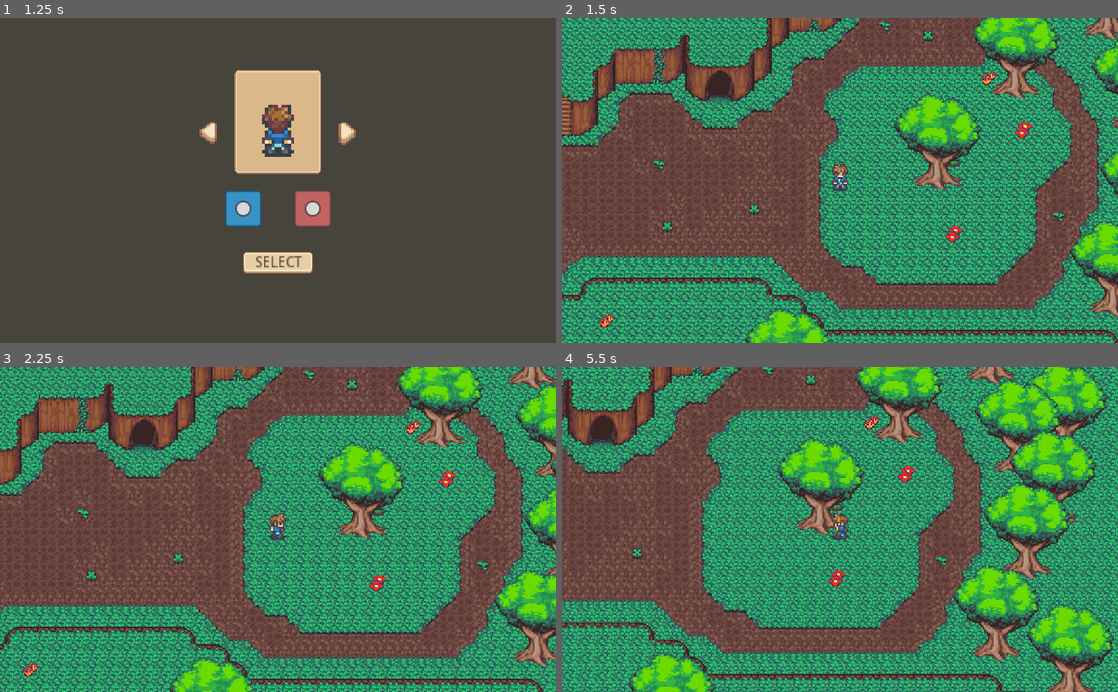
Above: before the commit, frames 1-4 (two rows, left to right).
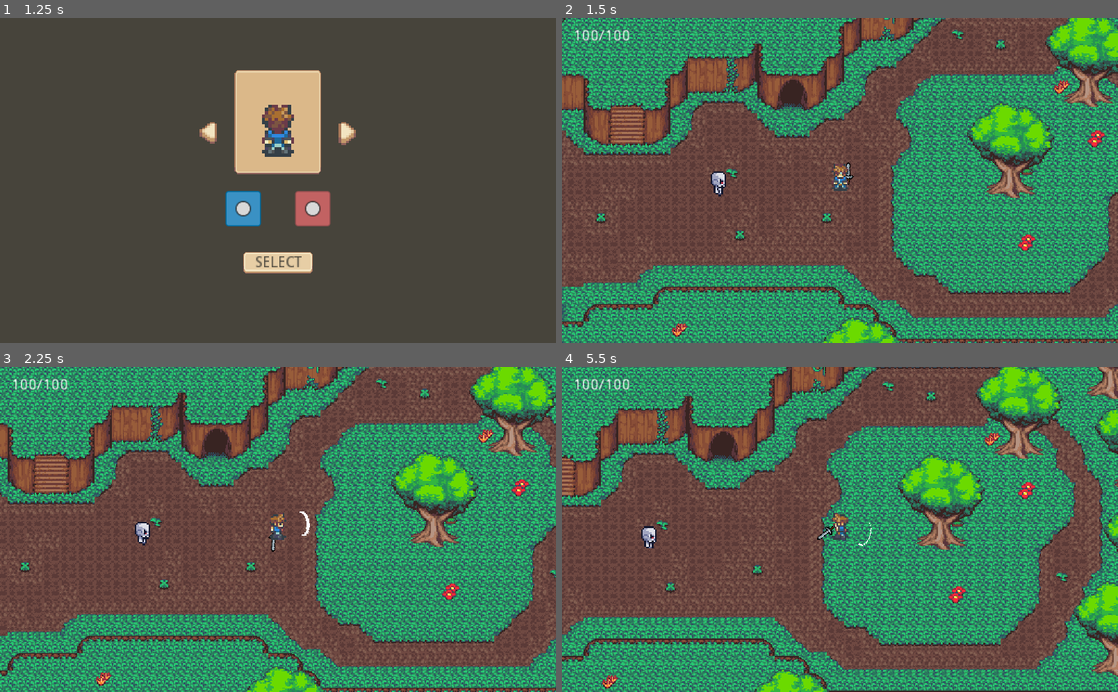
Above: after the commit, the same moments.

Repository: Takezooo/QuestBlade
Game: Godot game, scene res://scene/MainMenu.tscn
The game is run twice, just before and just after one commit, with the same random seed, the same clock (stepped at 60 frames per second) and the same inputs.
Inputs (mouse positions are in pixels of both pictures, inside the frame that each line leads up to):
- Up to frame 1 (1.25 s): click (278, 235) at 0.5 s
- Up to frame 2 (1.5 s): click "SELECT" at 1.25 s
- Up to frame 3 (2.25 s): tap Enter (ui_accept) at 2 s; move the mouse to (400, 513) at 2.02 s; hold Right (ui_right) from 2.03 s (still down); click (400, 513) at 2.1 s
- Up to frame 4 (5.5 s): tap Enter (ui_accept) at 2.27, 3.02, 4.52, 5.27 s; move the mouse to (728, 545) at 2.77 s; release Right (ui_right) at 2.78 s; hold Down (ui_down) 2.78-3.53 s; tap Shift (run) at 2.85 s; click (728, 545) at 3.05 s; move the mouse to (895, 458) at 3.52 s; hold Right (ui_right) 3.53-4.28 s; click (895, 458) at 3.6 s; move the mouse to (812, 594) at 4.27 s; hold Up (ui_up) 4.28-5.03 s; click (812, 594) at 4.35 s; move the mouse to (1006, 578) at 5.02 s; hold Left (ui_left) from 5.03 s (still down); hold Shift (run) from 5.03 s (still down); click (1006, 578) at 5.3 s

Frame 1 is identical in both runs. In frame 2, 71% of the frame differs, in the area x 0-100%, y 0-100%; in frame 3, 72%; in frame 4, 79%.

Commit message:
Slash

Diff:
--- a/Global/Game.gd
+++ b/Global/Game.gd
@@ -3,3 +3,6 @@
 var FirstLaunch = false
 var Gender = 0 # 0 is boy
 var PlayerSelected = 0
+
+var Player_HP = 100
+var Player_MAX_HP = 100
--- a/Global/Utils.gd
+++ b/Global/Utils.gd
@@ -24,6 +24,8 @@
 		"Gender": Game.Gender,
 		"PlayerSelected": Game.PlayerSelected,
 		"FirstLaunch": Game.FirstLaunch,
+		"Player_HP": Game.Player_HP,
+		"Player_MAX_HP": Game.Player_MAX_HP,
 	}
 	save_game.store_line(to_json(data))
 	save_game.close()
@@ -38,5 +40,7 @@
 			Game.Gender = current_line["Gender"]
 			Game.PlayerSelected = current_line["PlayerSelected"]
 			Game.FirstLaunch = current_line["FirstLaunch"]
+			Game.Player_HP = current_line["Player_HP"]
+			Game.Player_MAX_HP = current_line["Player_MAX_HP"]
 
 	save_game.close()
--- a/project.godot
+++ b/project.godot
@@ -64,6 +64,17 @@
 "events": [ Object(InputEventKey,"resource_local_to_scene":false,"resource_name":"","device":0,"alt":false,"shift":false,"control":false,"meta":false,"command":false,"pressed":false,"scancode":16777237,"physical_scancode":0,"unicode":0,"echo":false,"script":null)
  ]
 }
+ui_attack={
+"deadzone": 0.5,
+"events": [ Object(InputEventMouseButton,"resource_local_to_scene":false,"resource_name":"","device":0,"alt":false,"shift":false,"control":false,"meta":false,"command":false,"button_mask":0,"position":Vector2( 0, 0 ),"global_position":Vector2( 0, 0 ),"factor":1.0,"button_index":1,"pressed":false,"doubleclick":false,"script":null)
+ ]
+}
+
+[layer_names]
+
+2d_physics/layer_1="World"
+2d_physics/layer_2="Player"
+2d_physics/layer_3="Enemy"
 
 [physics]
 
--- /dev/null
+++ b/scene/Enemy.gd
@@ -0,0 +1,28 @@
+extends KinematicBody2D
+
+var speed = 80
+var see_player = false
+var direction = Vector2()
+
+func _physics_process(delta):
+	if see_player == true:
+		var player = get_node("../Player")
+		direction = (player.position - position).normalized()
+
+		$AnimationTree.get("parameters/playback").travel("WALK")
+		$AnimationTree.set("parameters/IDLE/blend_position", direction)
+		$AnimationTree.set("parameters/WALK/blend_position", direction)
+
+		move_and_slide(speed*direction)
+
+	else:
+		$AnimationTree.get("parameters/playback").travel("IDLE")
+
+func _on_detection_area_body_entered(body):
+	if body.name == "Player":
+		see_player = true
+
+
+func _on_detection_area_body_exited(body):
+	if body.name == "Player":
+		see_player = false
--- a/scene/Enemy.tscn
+++ b/scene/Enemy.tscn
@@ -1,11 +1,477 @@
-[gd_scene format=2]
-
-[node name="KinematicBody2D" type="KinematicBody2D"]
-
-[node name="AnimatedSprite" type="AnimatedSprite" parent="."]
+[gd_scene load_steps=83 format=2]
+
+[ext_resource path="res://scene/Enemy.gd" type="Script" id=1]
+[ext_resource path="res://assets/Tiny Adventure Pack/Skeleton/Idle/Skel_idle_left.png" type="Texture" id=2]
+[ext_resource path="res://assets/Tiny Adventure Pack/Skeleton/Idle/Skel_idle_down.png" type="Texture" id=3]
+[ext_resource path="res://assets/Tiny Adventure Pack/Skeleton/Idle/Skel_idle_right.png" type="Texture" id=4]
+[ext_resource path="res://assets/Tiny Adventure Pack/Skeleton/Idle/Skel_idle_up.png" type="Texture" id=5]
+[ext_resource path="res://assets/Tiny Adventure Pack/Skeleton/Walk/Skel_walk_up.png" type="Texture" id=6]
+[ext_resource path="res://assets/Tiny Adventure Pack/Skeleton/Walk/Skel_walk_left.png" type="Texture" id=7]
+[ext_resource path="res://assets/Tiny Adventure Pack/Skeleton/Walk/Skel_walk_down.png" type="Texture" id=8]
+[ext_resource path="res://assets/Tiny Adventure Pack/Skeleton/Walk/Skel_walk_right.png" type="Texture" id=9]
+
+[sub_resource type="AtlasTexture" id=12]
+atlas = ExtResource( 3 )
+region = Rect2( 0, 0, 16, 16 )
+
+[sub_resource type="AtlasTexture" id=13]
+atlas = ExtResource( 3 )
+region = Rect2( 16, 0, 16, 16 )
+
+[sub_resource type="AtlasTexture" id=14]
+atlas = ExtResource( 3 )
+region = Rect2( 32, 0, 16, 16 )
+
+[sub_resource type="AtlasTexture" id=15]
+atlas = ExtResource( 3 )
+region = Rect2( 48, 0, 16, 16 )
+
+[sub_resource type="AtlasTexture" id=16]
+atlas = ExtResource( 3 )
+region = Rect2( 64, 0, 16, 16 )
+
+[sub_resource type="AtlasTexture" id=17]
+atlas = ExtResource( 3 )
+region = Rect2( 80, 0, 16, 16 )
+
+[sub_resource type="AtlasTexture" id=18]
+atlas = ExtResource( 2 )
+region = Rect2( 0, 0, 16, 16 )
+
+[sub_resource type="AtlasTexture" id=19]
+atlas = ExtResource( 2 )
+region = Rect2( 16, 0, 16, 16 )
+
+[sub_resource type="AtlasTexture" id=20]
+atlas = ExtResource( 2 )
+region = Rect2( 32, 0, 16, 16 )
+
+[sub_resource type="AtlasTexture" id=21]
+atlas = ExtResource( 2 )
+region = Rect2( 48, 0, 16, 16 )
+
+[sub_resource type="AtlasTexture" id=22]
+atlas = ExtResource( 2 )
+region = Rect2( 64, 0, 16, 16 )
+
+[sub_resource type="AtlasTexture" id=23]
+atlas = ExtResource( 2 )
+region = Rect2( 80, 0, 16, 16 )
+
+[sub_resource type="AtlasTexture" id=24]
+atlas = ExtResource( 4 )
+region = Rect2( 0, 0, 16, 16 )
+
+[sub_resource type="AtlasTexture" id=25]
+atlas = ExtResource( 4 )
+region = Rect2( 16, 0, 16, 16 )
+
+[sub_resource type="AtlasTexture" id=26]
+atlas = ExtResource( 4 )
+region = Rect2( 32, 0, 16, 16 )
+
+[sub_resource type="AtlasTexture" id=27]
+atlas = ExtResource( 4 )
+region = Rect2( 48, 0, 16, 16 )
+
+[sub_resource type="AtlasTexture" id=28]
+atlas = ExtResource( 4 )
+region = Rect2( 64, 0, 16, 16 )
+
+[sub_resource type="AtlasTexture" id=29]
+atlas = ExtResource( 4 )
+region = Rect2( 80, 0, 16, 16 )
+
+[sub_resource type="AtlasTexture" id=30]
+atlas = ExtResource( 5 )
+region = Rect2( 0, 0, 16, 16 )
+
+[sub_resource type="AtlasTexture" id=31]
+atlas = ExtResource( 5 )
+region = Rect2( 16, 0, 16, 16 )
+
+[sub_resource type="AtlasTexture" id=32]
+atlas = ExtResource( 5 )
+region = Rect2( 32, 0, 16, 16 )
+
+[sub_resource type="AtlasTexture" id=33]
+atlas = ExtResource( 5 )
+region = Rect2( 48, 0, 16, 16 )
+
+[sub_resource type="AtlasTexture" id=34]
+atlas = ExtResource( 5 )
+region = Rect2( 64, 0, 16, 16 )
+
+[sub_resource type="AtlasTexture" id=35]
+atlas = ExtResource( 5 )
+region = Rect2( 80, 0, 16, 16 )
+
+[sub_resource type="AtlasTexture" id=38]
+atlas = ExtResource( 8 )
+region = Rect2( 0, 0, 16, 17 )
+
+[sub_resource type="AtlasTexture" id=39]
+atlas = ExtResource( 8 )
+region = Rect2( 16, 0, 16, 17 )
+
+[sub_resource type="AtlasTexture" id=40]
+atlas = ExtResource( 8 )
+region = Rect2( 32, 0, 16, 17 )
+
+[sub_resource type="AtlasTexture" id=41]
+atlas = ExtResource( 8 )
+region = Rect2( 48, 0, 16, 17 )
+
+[sub_resource type="AtlasTexture" id=42]
+atlas = ExtResource( 8 )
+region = Rect2( 64, 0, 16, 17 )
+
+[sub_resource type="AtlasTexture" id=43]
+atlas = ExtResource( 8 )
+region = Rect2( 80, 0, 16, 17 )
+
+[sub_resource type="AtlasTexture" id=44]
+atlas = ExtResource( 7 )
+region = Rect2( 0, 0, 16, 17 )
+
+[sub_resource type="AtlasTexture" id=45]
+atlas = ExtResource( 7 )
+region = Rect2( 16, 0, 16, 17 )
+
+[sub_resource type="AtlasTexture" id=46]
+atlas = ExtResource( 7 )
+region = Rect2( 32, 0, 16, 17 )
+
+[sub_resource type="AtlasTexture" id=47]
+atlas = ExtResource( 7 )
+region = Rect2( 48, 0, 16, 17 )
+
+[sub_resource type="AtlasTexture" id=48]
+atlas = ExtResource( 7 )
+region = Rect2( 64, 0, 16, 17 )
+
+[sub_resource type="AtlasTexture" id=49]
+atlas = ExtResource( 7 )
+region = Rect2( 80, 0, 16, 17 )
+
+[sub_resource type="AtlasTexture" id=50]
+atlas = ExtResource( 9 )
+region = Rect2( 0, 0, 16, 17 )
+
+[sub_resource type="AtlasTexture" id=51]
+atlas = ExtResource( 9 )
+region = Rect2( 16, 0, 16, 17 )
+
+[sub_resource type="AtlasTexture" id=52]
+atlas = ExtResource( 9 )
+region = Rect2( 32, 0, 16, 17 )
+
+[sub_resource type="AtlasTexture" id=53]
+atlas = ExtResource( 9 )
+region = Rect2( 48, 0, 16, 17 )
+
+[sub_resource type="AtlasTexture" id=54]
+atlas = ExtResource( 9 )
+region = Rect2( 64, 0, 16, 17 )
+
+[sub_resource type="AtlasTexture" id=55]
+atlas = ExtResource( 9 )
+region = Rect2( 80, 0, 16, 17 )
+
+[sub_resource type="AtlasTexture" id=56]
+atlas = ExtResource( 6 )
+region = Rect2( 0, 0, 16, 17 )
+
+[sub_resource type="AtlasTexture" id=57]
+atlas = ExtResource( 6 )
+region = Rect2( 16, 0, 16, 17 )
+
+[sub_resource type="AtlasTexture" id=58]
+atlas = ExtResource( 6 )
+region = Rect2( 32, 0, 16, 17 )
+
+[sub_resource type="AtlasTexture" id=59]
+atlas = ExtResource( 6 )
+region = Rect2( 48, 0, 16, 17 )
+
+[sub_resource type="AtlasTexture" id=60]
+atlas = ExtResource( 6 )
+region = Rect2( 64, 0, 16, 17 )
+
+[sub_resource type="AtlasTexture" id=61]
+atlas = ExtResource( 6 )
+region = Rect2( 80, 0, 16, 17 )
+
+[sub_resource type="SpriteFrames" id=36]
+animations = [ {
+"frames": [ SubResource( 12 ), SubResource( 13 ), SubResource( 14 ), SubResource( 15 ), SubResource( 16 ), SubResource( 17 ) ],
+"loop": true,
+"name": "IdleDown",
+"speed": 10.0
+}, {
+"frames": [ SubResource( 18 ), SubResource( 19 ), SubResource( 20 ), SubResource( 21 ), SubResource( 22 ), SubResource( 23 ) ],
+"loop": true,
+"name": "IdleLeft",
+"speed": 10.0
+}, {
+"frames": [ SubResource( 24 ), SubResource( 25 ), SubResource( 26 ), SubResource( 27 ), SubResource( 28 ), SubResource( 29 ) ],
+"loop": true,
+"name": "IdleRight",
+"speed": 10.0
+}, {
+"frames": [ SubResource( 30 ), SubResource( 31 ), SubResource( 32 ), SubResource( 33 ), SubResource( 34 ), SubResource( 35 ) ],
+"loop": true,
+"name": "IdleUp",
+"speed": 10.0
+}, {
+"frames": [ SubResource( 38 ), SubResource( 39 ), SubResource( 40 ), SubResource( 41 ), SubResource( 42 ), SubResource( 43 ) ],
+"loop": true,
+"name": "WalkDown",
+"speed": 10.0
+}, {
+"frames": [ SubResource( 44 ), SubResource( 45 ), SubResource( 46 ), SubResource( 47 ), SubResource( 48 ), SubResource( 49 ) ],
+"loop": true,
+"name": "WalkLeft",
+"speed": 10.0
+}, {
+"frames": [ SubResource( 50 ), SubResource( 51 ), SubResource( 52 ), SubResource( 53 ), SubResource( 54 ), SubResource( 55 ) ],
+"loop": true,
+"name": "WalkRight",
+"speed": 10.0
+}, {
+"frames": [ SubResource( 56 ), SubResource( 57 ), SubResource( 58 ), SubResource( 59 ), SubResource( 60 ), SubResource( 61 ) ],
+"loop": true,
+"name": "WalkUp",
+"speed": 10.0
+} ]
+
+[sub_resource type="RectangleShape2D" id=37]
+extents = Vector2( 4, 5 )
+
+[sub_resource type="CircleShape2D" id=11]
+radius = 58.0
+
+[sub_resource type="Animation" id=62]
+resource_name = "IdleDown"
+tracks/0/type = "value"
+tracks/0/path = NodePath("IDLEWALK:animation")
+tracks/0/interp = 1
+tracks/0/loop_wrap = true
+tracks/0/imported = false
+tracks/0/enabled = true
+tracks/0/keys = {
+"times": PoolRealArray( 0 ),
+"transitions": PoolRealArray( 1 ),
+"update": 1,
+"values": [ "IdleDown" ]
+}
+
+[sub_resource type="Animation" id=63]
+resource_name = "IdleLeft"
+tracks/0/type = "value"
+tracks/0/path = NodePath("IDLEWALK:animation")
+tracks/0/interp = 1
+tracks/0/loop_wrap = true
+tracks/0/imported = false
+tracks/0/enabled = true
+tracks/0/keys = {
+"times": PoolRealArray( 0 ),
+"transitions": PoolRealArray( 1 ),
+"update": 1,
+"values": [ "IdleLeft" ]
+}
+
+[sub_resource type="Animation" id=64]
+resource_name = "IdleRight"
+tracks/0/type = "value"
+tracks/0/path = NodePath("IDLEWALK:animation")
+tracks/0/interp = 1
+tracks/0/loop_wrap = true
+tracks/0/imported = false
+tracks/0/enabled = true
+tracks/0/keys = {
+"times": PoolRealArray( 0 ),
+"transitions": PoolRealArray( 1 ),
+"update": 1,
+"values": [ "IdleRight" ]
+}
+
+[sub_resource type="Animation" id=65]
+resource_name = "IdleUp"
+tracks/0/type = "value"
+tracks/0/path = NodePath("IDLEWALK:animation")
+tracks/0/interp = 1
+tracks/0/loop_wrap = true
+tracks/0/imported = false
+tracks/0/enabled = true
+tracks/0/keys = {
+"times": PoolRealArray( 0 ),
+"transitions": PoolRealArray( 1 ),
+"update": 1,
+"values": [ "IdleUp" ]
+}
+
+[sub_resource type="Animation" id=67]
+resource_name = "WalkDown"
+tracks/0/type = "value"
+tracks/0/path = NodePath("IDLEWALK:animation")
+tracks/0/interp = 1
+tracks/0/loop_wrap = true
+tracks/0/imported = false
+tracks/0/enabled = true
+tracks/0/keys = {
+"times": PoolRealArray( 0 ),
+"transitions": PoolRealArray( 1 ),
+"update": 1,
+"values": [ "WalkDown" ]
+}
+
+[sub_resource type="Animation" id=68]
+resource_name = "WalkLeft"
+tracks/0/type = "value"
+tracks/0/path = NodePath("IDLEWALK:animation")
+tracks/0/interp = 1
+tracks/0/loop_wrap = true
+tracks/0/imported = false
+tracks/0/enabled = true
+tracks/0/keys = {
+"times": PoolRealArray( 0 ),
+"transitions": PoolRealArray( 1 ),
+"update": 1,
+"values": [ "WalkLeft" ]
+}
+
+[sub_resource type="Animation" id=69]
+resource_name = "WalkRight"
+tracks/0/type = "value"
+tracks/0/path = NodePath("IDLEWALK:animation")
+tracks/0/interp = 1
+tracks/0/loop_wrap = true
+tracks/0/imported = false
+tracks/0/enabled = true
+tracks/0/keys = {
+"times": PoolRealArray( 0 ),
+"transitions": PoolRealArray( 1 ),
+"update": 1,
+"values": [ "WalkRight" ]
+}
+
+[sub_resource type="Animation" id=70]
+resource_name = "WalkUp"
+tracks/0/type = "value"
+tracks/0/path = NodePath("IDLEWALK:animation")
+tracks/0/interp = 1
+tracks/0/loop_wrap = true
+tracks/0/imported = false
+tracks/0/enabled = true
+tracks/0/keys = {
+"times": PoolRealArray( 0 ),
+"transitions": PoolRealArray( 1 ),
+"update": 1,
+"values": [ "WalkUp" ]
+}
+
+[sub_resource type="AnimationNodeAnimation" id=71]
+animation = "IdleRight"
+
+[sub_resource type="AnimationNodeAnimation" id=72]
+animation = "IdleLeft"
+
+[sub_resource type="AnimationNodeAnimation" id=73]
+animation = "IdleDown"
+
+[sub_resource type="AnimationNodeAnimation" id=74]
+animation = "IdleUp"
+
+[sub_resource type="AnimationNodeBlendSpace2D" id=75]
+blend_point_0/node = SubResource( 71 )
+blend_point_0/pos = Vector2( 1, 0 )
+blend_point_1/node = SubResource( 72 )
+blend_point_1/pos = Vector2( -1, 0 )
+blend_point_2/node = SubResource( 73 )
+blend_point_2/pos = Vector2( 0, 1 )
+blend_point_3/node = SubResource( 74 )
+blend_point_3/pos = Vector2( 0, -1 )
+blend_mode = 1
+
+[sub_resource type="AnimationNodeAnimation" id=76]
+animation = "WalkDown"
+
+[sub_resource type="AnimationNodeAnimation" id=77]
+animation = "WalkUp"
+
+[sub_resource type="AnimationNodeAnimation" id=78]
+animation = "WalkRight"
+
+[sub_resource type="AnimationNodeAnimation" id=79]
+animation = "WalkLeft"
+
+[sub_resource type="AnimationNodeBlendSpace2D" id=80]
+blend_point_0/node = SubResource( 76 )
+blend_point_0/pos = Vector2( 0, 1 )
+blend_point_1/node = SubResource( 77 )
+blend_point_1/pos = Vector2( 0, -1 )
+blend_point_2/node = SubResource( 78 )
+blend_point_2/pos = Vector2( 1, 0 )
+blend_point_3/node = SubResource( 79 )
+blend_point_3/pos = Vector2( -1, 0 )
+blend_mode = 1
+
+[sub_resource type="AnimationNodeStateMachineTransition" id=83]
+
+[sub_resource type="AnimationNodeStateMachineTransition" id=84]
+
+[sub_resource type="AnimationNodeStateMachine" id=81]
+states/IDLE/node = SubResource( 75 )
+states/IDLE/position = Vector2( 281, 93 )
+states/WALK/node = SubResource( 80 )
+states/WALK/position = Vector2( 459, 93 )
+transitions = [ "IDLE", "WALK", SubResource( 83 ), "WALK", "IDLE", SubResource( 84 ) ]
+start_node = "IDLE"
+
+[sub_resource type="AnimationNodeStateMachinePlayback" id=82]
+
+[node name="Skeleton" type="KinematicBody2D"]
+script = ExtResource( 1 )
+
+[node name="IDLEWALK" type="AnimatedSprite" parent="."]
+scale = Vector2( 1.42188, 1.4375 )
+frames = SubResource( 36 )
+animation = "IdleRight"
+frame = 4
+playing = true
 
 [node name="CollisionShape2D" type="CollisionShape2D" parent="."]
-
-[node name="Area2D" type="Area2D" parent="."]
-
-[node name="CollisionShape2D" type="CollisionShape2D" parent="Area2D"]
+position = Vector2( 0, 6 )
+shape = SubResource( 37 )
+
+[node name="detection_area" type="Area2D" parent="."]
+position = Vector2( 0, 5 )
+
+[node name="CollisionShape2D" type="CollisionShape2D" parent="detection_area"]
+position = Vector2( 0, -5 )
+shape = SubResource( 11 )
+__meta__ = {
+"_editor_description_": "'"
+}
+
+[node name="AnimationPlayer" type="AnimationPlayer" parent="."]
+anims/IdleDown = SubResource( 62 )
+anims/IdleLeft = SubResource( 63 )
+anims/IdleRight = SubResource( 64 )
+anims/IdleUp = SubResource( 65 )
+anims/WalkDown = SubResource( 67 )
+anims/WalkLeft = SubResource( 68 )
+anims/WalkRight = SubResource( 69 )
+anims/WalkUp = SubResource( 70 )
+
+[node name="AnimationTree" type="AnimationTree" parent="."]
+tree_root = SubResource( 81 )
+anim_player = NodePath("../AnimationPlayer")
+active = true
+parameters/playback = SubResource( 82 )
+parameters/IDLE/blend_position = Vector2( 0, 0 )
+parameters/WALK/blend_position = Vector2( 0, 0 )
+
+[connection signal="body_entered" from="detection_area" to="." method="_on_detection_area_body_entered"]
+[connection signal="body_exited" from="detection_area" to="." method="_on_detection_area_body_exited"]
--- /dev/null
+++ b/scene/HP.gd
@@ -0,0 +1,5 @@
+extends Label
+
+
+func _process(delta):
+	self.text = str(Game.Player_HP) + "/" + str(Game.Player_MAX_HP)
--- a/scene/Player.tscn
+++ b/scene/Player.tscn
@@ -1,11 +1,117 @@
-[gd_scene load_steps=43 format=2]
+[gd_scene load_steps=47 format=2]
 
 [ext_resource path="res://script/Player.gd" type="Script" id=1]
 [ext_resource path="res://assets/Characters/Idle_Boy0.png" type="Texture" id=2]
 [ext_resource path="res://assets/Characters/Boy0.png" type="Texture" id=3]
+[ext_resource path="res://assets/Pixel Swords Assets 16x16/Assets/1.png" type="Texture" id=4]
+[ext_resource path="res://assets/v1.1 dungeon crawler 16X16 pixel pack/effects (new)/slash_effect_anim_spritesheet.png" type="Texture" id=5]
 
 [sub_resource type="CircleShape2D" id=35]
 radius = 6.0
+
+[sub_resource type="Animation" id=75]
+length = 0.001
+tracks/0/type = "value"
+tracks/0/path = NodePath("Node2D:rotation_degrees")
+tracks/0/interp = 1
+tracks/0/loop_wrap = true
+tracks/0/imported = false
+tracks/0/enabled = true
+tracks/0/keys = {
+"times": PoolRealArray( 0 ),
+"transitions": PoolRealArray( 1 ),
+"update": 0,
+"values": [ -90.0 ]
+}
+tracks/1/type = "value"
+tracks/1/path = NodePath("Node2D/BSword:rotation_degrees")
+tracks/1/interp = 1
+tracks/1/loop_wrap = true
+tracks/1/imported = false
+tracks/1/enabled = true
+tracks/1/keys = {
+"times": PoolRealArray( 0 ),
+"transitions": PoolRealArray( 1 ),
+"update": 0,
+"values": [ -45.0 ]
+}
+tracks/2/type = "value"
+tracks/2/path = NodePath("Slash:visible")
+tracks/2/interp = 1
+tracks/2/loop_wrap = true
+tracks/2/imported = false
+tracks/2/enabled = true
+tracks/2/keys = {
+"times": PoolRealArray( 0 ),
+"transitions": PoolRealArray( 1 ),
+"update": 0,
+"values": [ true ]
+}
+tracks/3/type = "value"
+tracks/3/path = NodePath("Slash:frame")
+tracks/3/interp = 1
+tracks/3/loop_wrap = true
+tracks/3/imported = false
+tracks/3/enabled = true
+tracks/3/keys = {
+"times": PoolRealArray( 0 ),
+"transitions": PoolRealArray( 1 ),
+"update": 0,
+"values": [ 0 ]
+}
+
+[sub_resource type="Animation" id=74]
+resource_name = "attack"
+length = 1.25
+step = 0.05
+tracks/0/type = "value"
+tracks/0/path = NodePath("Node2D:rotation_degrees")
+tracks/0/interp = 1
+tracks/0/loop_wrap = true
+tracks/0/imported = false
+tracks/0/enabled = true
+tracks/0/keys = {
+"times": PoolRealArray( 0, 0.15, 0.8, 1.25 ),
+"transitions": PoolRealArray( 1, 1, 1, 1 ),
+"update": 0,
+"values": [ -90.0, 120.0, 120.0, -90.0 ]
+}
+tracks/1/type = "value"
+tracks/1/path = NodePath("Node2D/BSword:rotation_degrees")
+tracks/1/interp = 1
+tracks/1/loop_wrap = true
+tracks/1/imported = false
+tracks/1/enabled = true
+tracks/1/keys = {
+"times": PoolRealArray( 0, 0.05, 0.15, 0.8, 1.25 ),
+"transitions": PoolRealArray( 1, 1, 1, 1, 1 ),
+"update": 0,
+"values": [ -45.0, 40.0, 50.0, 50.0, -45.0 ]
+}
+tracks/2/type = "value"
+tracks/2/path = NodePath("Slash:visible")
+tracks/2/interp = 1
+tracks/2/loop_wrap = true
+tracks/2/imported = false
+tracks/2/enabled = true
+tracks/2/keys = {
+"times": PoolRealArray( 0.05, 0.3 ),
+"transitions": PoolRealArray( 1, 1 ),
+"update": 1,
+"values": [ true, false ]
+}
+tracks/3/type = "value"
+tracks/3/path = NodePath("Slash:frame")
+tracks/3/interp = 1
+tracks/3/loop_wrap = true
+tracks/3/imported = false
+tracks/3/enabled = true
+tracks/3/keys = {
+"times": PoolRealArray( 0.05, 0.15, 0.25 ),
+"transitions": PoolRealArray( 1, 1, 1 ),
+"update": 1,
+"values": [ 0, 1, 2 ]
+}
 
 [sub_resource type="GDScript" id=72]
 script/source = "extends Sprite
@@ -375,16 +481,41 @@
 states/Walk/position = Vector2( 498, 100 )
 transitions = [ "Idle", "Walk", SubResource( 64 ), "Walk", "Idle", SubResource( 65 ), "Run", "Walk", SubResource( 66 ), "Walk", "Run", SubResource( 67 ), "Idle", "Run", SubResource( 68 ), "Run", "Idle", SubResource( 69 ) ]
 start_node = "Idle"
+graph_offset = Vector2( 0, 3.34748 )
 
 [sub_resource type="AnimationNodeStateMachinePlayback" id=71]
 
 [node name="Player" type="KinematicBody2D"]
 position = Vector2( 399, 275 )
+collision_layer = 2
+collision_mask = 5
 script = ExtResource( 1 )
 
 [node name="CollisionShape2D" type="CollisionShape2D" parent="."]
 position = Vector2( 0, 6 )
 shape = SubResource( 35 )
+
+[node name="Sword" type="Node2D" parent="."]
+
+[node name="Node2D" type="Node2D" parent="Sword"]
+rotation = -1.5708
+
+[node name="BSword" type="Sprite" parent="Sword/Node2D"]
+position = Vector2( 7, 3 )
+rotation = -0.785398
+texture = ExtResource( 4 )
+offset = Vector2( 5, -4 )
+
+[node name="Slash" type="Sprite" parent="Sword"]
+visible = false
+position = Vector2( 27, 7.62939e-06 )
+scale = Vector2( 0.75, 1.40625 )
+texture = ExtResource( 5 )
+hframes = 3
+
+[node name="SwordAnimationPlayer" type="AnimationPlayer" parent="Sword"]
+anims/RESET = SubResource( 75 )
+anims/attack = SubResource( 74 )
 
 [node name="Idle" type="Sprite" parent="."]
 scale = Vector2( 0.513298, 0.513298 )
--- /dev/null
+++ b/scene/UI.tscn
@@ -0,0 +1,13 @@
+[gd_scene load_steps=2 format=2]
+
+[ext_resource path="res://scene/HP.gd" type="Script" id=1]
+
+[node name="UI" type="CanvasLayer"]
+
+[node name="HP" type="Label" parent="."]
+margin_left = 10.0
+margin_top = 10.0
+margin_right = 55.0
+margin_bottom = 24.0
+text = "10/100"
+script = ExtResource( 1 )
--- a/scene/World.tscn
+++ b/scene/World.tscn
@@ -1,10 +1,12 @@
-[gd_scene load_steps=14 format=2]
+[gd_scene load_steps=17 format=2]
 
 [ext_resource path="res://assets/tf_jungle_tileset.png" type="Texture" id=1]
 [ext_resource path="res://scene/Player.tscn" type="PackedScene" id=2]
 [ext_resource path="res://scene/WorldObjects/Tree.tscn" type="PackedScene" id=3]
 [ext_resource path="res://script/CaveDoor.gd" type="Script" id=4]
 [ext_resource path="res://scene/World.gd" type="Script" id=5]
+[ext_resource path="res://scene/Enemy.tscn" type="PackedScene" id=6]
+[ext_resource path="res://scene/UI.tscn" type="PackedScene" id=7]
 
 [sub_resource type="TileSet" id=1]
 0/name = "tf_jungle_tileset.png 0"
@@ -1652,6 +1654,8 @@
 [sub_resource type="RectangleShape2D" id=8]
 extents = Vector2( 10, 4.25 )
 
+[sub_resource type="AnimationNodeStateMachinePlayback" id=9]
+
 [node name="World" type="Node2D"]
 script = ExtResource( 5 )
 
@@ -1690,6 +1694,16 @@
 [node name="MainYSort" type="YSort" parent="."]
 
 [node name="Player" parent="MainYSort" instance=ExtResource( 2 )]
+position = Vector2( 332, 267 )
+
+[node name="Camera2D" parent="MainYSort/Player" index="3"]
+limit_right = 797
+
+[node name="AnimationTree" parent="MainYSort/Player" index="5"]
+parameters/playback = SubResource( 9 )
+
+[node name="Orc" parent="MainYSort" instance=ExtResource( 6 )]
+position = Vector2( 220, 273 )
 
 [node name="Trees" type="YSort" parent="MainYSort"]
 
@@ -1734,3 +1748,7 @@
 
 [node name="Tree14" parent="MainYSort/Trees" instance=ExtResource( 3 )]
 position = Vector2( 33, 415 )
+
+[node name="UI" parent="." instance=ExtResource( 7 )]
+
+[editable path="MainYSort/Player"]
--- a/script/Player.gd
+++ b/script/Player.gd
@@ -9,7 +9,11 @@
 var max_speed = walk_speed
 var is_running = null
 
+onready var sword: Node2D = get_node("Sword")
+onready var sword_animation_player: AnimationPlayer = sword.get_node("SwordAnimationPlayer" )
 func _physics_process(delta):
+	var mouse_direction: Vector2 = (get_global_mouse_position() - global_position).normalized()
+
 	var input = Vector2()
 	input.x = Input.get_action_strength("ui_right") - Input.get_action_strength("ui_left")
 	input.y = Input.get_action_strength("ui_down") - Input.get_action_strength("ui_up")
@@ -46,6 +50,14 @@
 		motion = motion.move_toward(Vector2.ZERO, friction * delta)
 	move_and_collide(motion)
 
+	sword.rotation = mouse_direction.angle()
+	if sword.scale.y == 1 and mouse_direction.x < 0:
+		sword.scale.y = -1
+	elif sword.scale.y == -1 and mouse_direction.x > 0:
+		sword.scale.y = 1
+	if Input.is_action_just_pressed("ui_attack") and not sword_animation_player.is_playing():
+		sword_animation_player.play("attack")
+
 func show_Sprite(sprite_name):
 	get_node("Idle").hide()
 	get_node("Walk").hide()
Binary file added: assets/Tiny Adventure Pack/Other/Blue_orb.png
Not shown, added: assets/Tiny Adventure Pack/Other/Blue_orb.png.import
Binary file added: assets/Tiny Adventure Pack/Other/Coin.png
Not shown, added: assets/Tiny Adventure Pack/Other/Coin.png.import
Binary file added: assets/Tiny Adventure Pack/Other/Green_orb.png
Not shown, added: assets/Tiny Adventure Pack/Other/Green_orb.png.import
Binary file added: assets/Tiny Adventure Pack/Other/Heart.png
Not shown, added: assets/Tiny Adventure Pack/Other/Heart.png.import
Binary file added: assets/Tiny Adventure Pack/Other/Misc/Bush.png
Not shown, added: assets/Tiny Adventure Pack/Other/Misc/Bush.png.import
Binary file added: assets/Tiny Adventure Pack/Other/Misc/Chest.png
Not shown, added: assets/Tiny Adventure Pack/Other/Misc/Chest.png.import
(and 408 more such lines)
